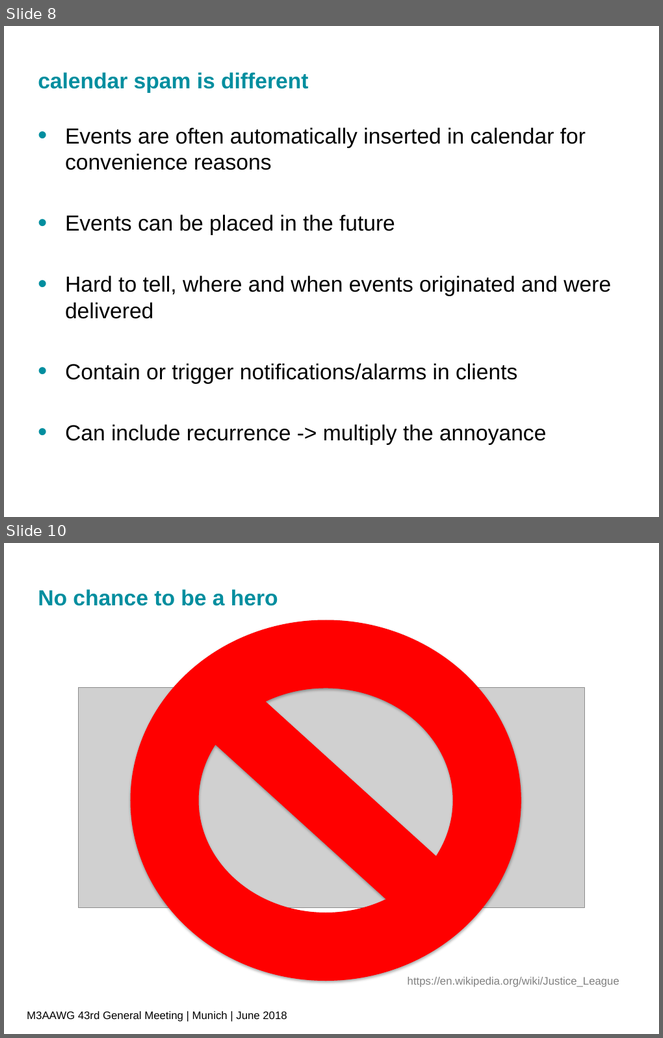
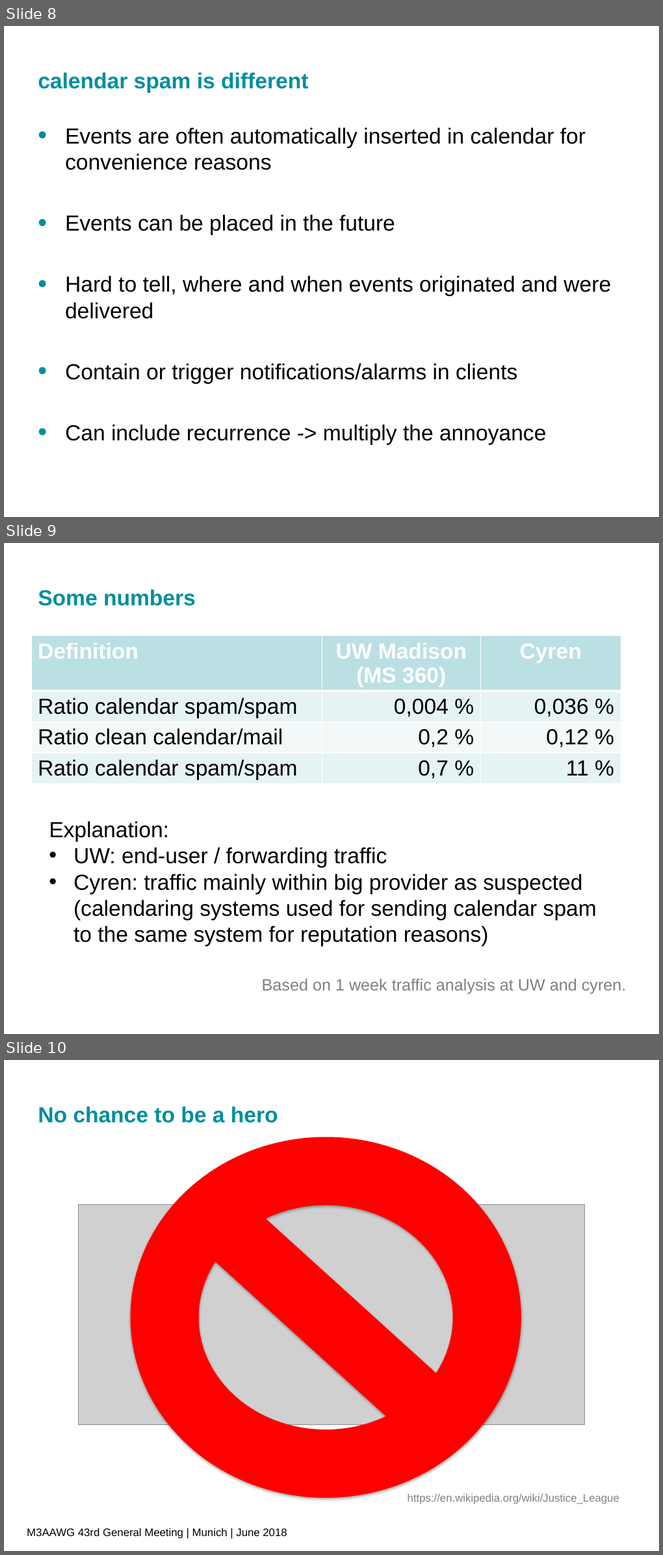
Before and after one commit to CalConnect/TC-CALSPAM, a slide deck: Process_M3AAWG/2018-06-M3AAWG43-CalendarSpam.pptx. Shown one above the other, each under a label of ours: slides 8 and 10 before the commit, slides 8, 9 and 10 after it; the slides between them are not shown. The pictures are 663x1038 and 663x1555 pixels, drawn with LibreOffice and Linux fonts; fonts in the diff are those of the drawing; grey boxes stand for pictures; background and template pictures are left out. Boxes give left, top, right and bottom in pixels: in the first picture for what was removed or moved away, otherwise in the second. Text is boxed around its words. In the diff, an @@ line names an element or a change of style, - is before the commit and + after.

Commit message:
Updated version now also with numbers from cyren

```diff
--- a/Process_M3AAWG/2018-06-M3AAWG43-CalendarSpam.pptx
+++ b/Process_M3AAWG/2018-06-M3AAWG43-CalendarSpam.pptx
@@ slide 9 added at (x1=4, y1=543, x2=659, y2=1034), background picture (left out) @@
@@ title added at (x1=38, y1=589, x2=196, y2=606), 24 pt, text #018E9F, bold @@
+Some numbers
@@ table added at (x1=31, y1=636, x2=622, y2=793), 4 rows, 3 columns @@
+Definition | UW Madison (MS 360) | Cyren
+Ratio calendar spam/spam | 0,004 % | 0,036 %
+Ratio clean calendar/mail | 0,2 % | 0,12 %
+Ratio calendar spam/spam | 0,7 % | 11 %
@@ text added at (x1=49, y1=821, x2=597, y2=947), 24 pt, text #000000 @@
+Explanation:
+• UW: end-user / forwarding traffic
+• Cyren: traffic mainly within big provider as suspected (calendaring systems used for sending calendar spam to the same system for reputation reasons)
@@ text added at (x1=262, y1=979, x2=627, y2=994), 18 pt, text #808080 @@
+Based on 1 week traffic analysis at UW and cyren.
```
Also in this commit, not shown: 1 slide removed.
